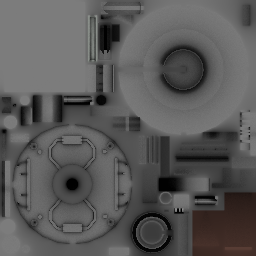
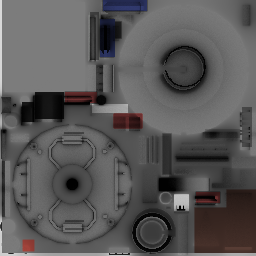
The second (256, 256) image is a revision of the first. Changes to its layers:
renamed "Layer 2" to "Layer 5", painted on it over [0, 0, 256, 256]
showed "Background" over [0, 1, 256, 255]
